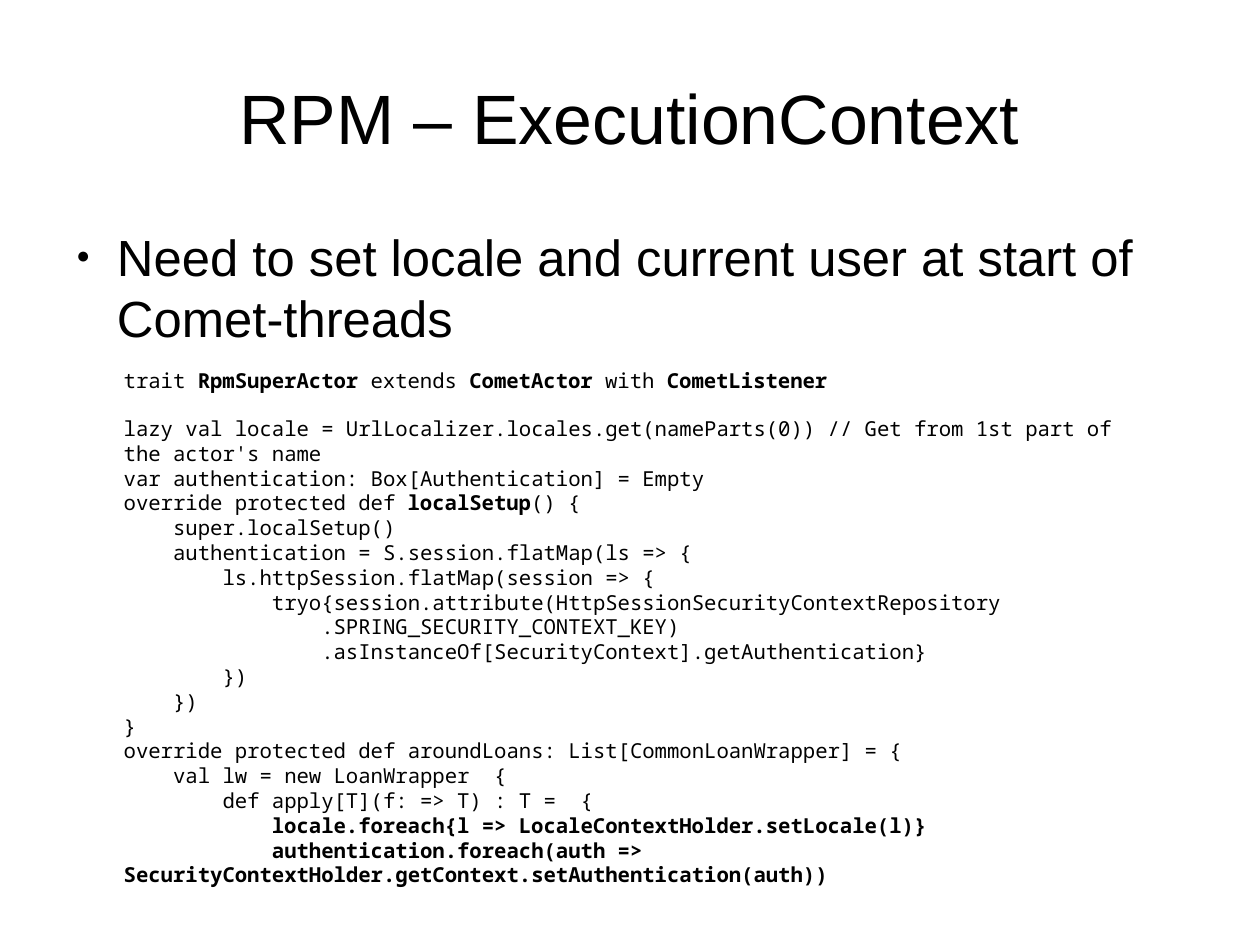
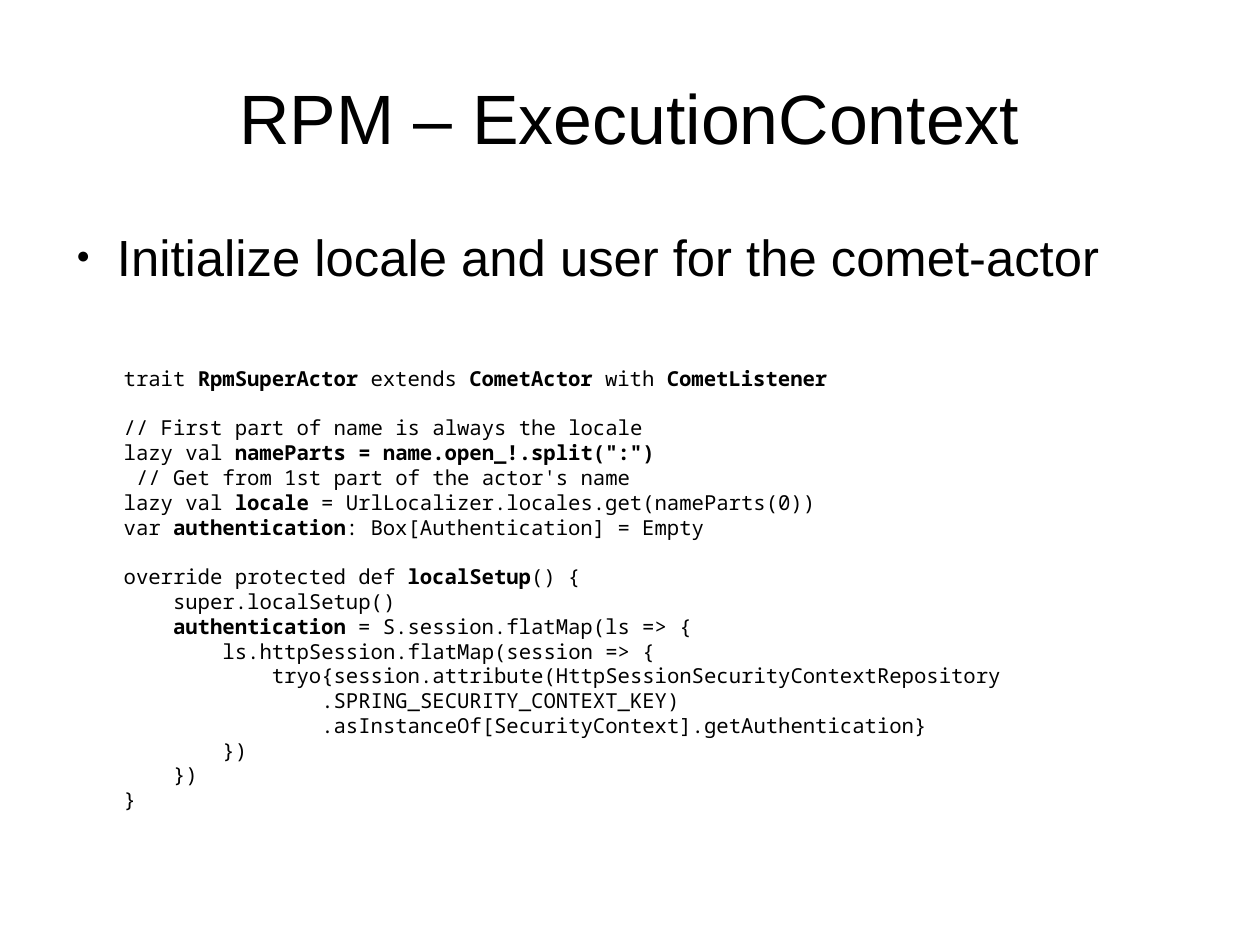
Before and after one commit to andreak/slol-2011, a slide deck: slide 39 of Scala-LiftOff-2011-lift-from-jee-perspective.odp (slide 35 before the commit). Drawn at 1260x945 pixels with LibreOffice and Linux fonts; fonts in the diff are those of the drawing. Boxes give left, top, right and bottom in pixels: in the first picture for what was removed or moved away, otherwise in the second. Text is boxed around its words. In the diff, an @@ line names an element or a change of style, - is before the commit and + after.

```diff
--- a/Scala-LiftOff-2011-lift-from-jee-perspective.odp
+++ b/Scala-LiftOff-2011-lift-from-jee-perspective.odp
@@ text at [117, 239, 1099, 277]: text changed @@
-● Need to set locale and current user at start of Comet-threads
+● Initialize locale and user for the comet-actor
@@ text at [124, 419, 815, 515]: text changed @@
-lazy val locale = UrlLocalizer.locales.get(nameParts(0)) // Get from 1st part of the actor's name
+// First part of name is always the locale
+lazy val nameParts = name.open_!.split(":")
+// Get from 1st part of the actor's name
+lazy val locale = UrlLocalizer.locales.get(nameParts(0))
@@ text at [124, 519, 704, 639]: bold on in "authentication:", "authentication" @@
@@ text at [124, 742, 927, 887]: paragraphs removed @@
-override protected def aroundLoans: List[CommonLoanWrapper] = {
-val lw = new LoanWrapper {
-def apply[T](f: => T) : T = {
-locale.foreach{l => LocaleContextHolder.setLocale(l)}
-authentication.foreach(auth => SecurityContextHolder.getContext.setAuthentication(auth))
```
Also in this commit, not shown: 3 other slides changed, 5 slides added.
